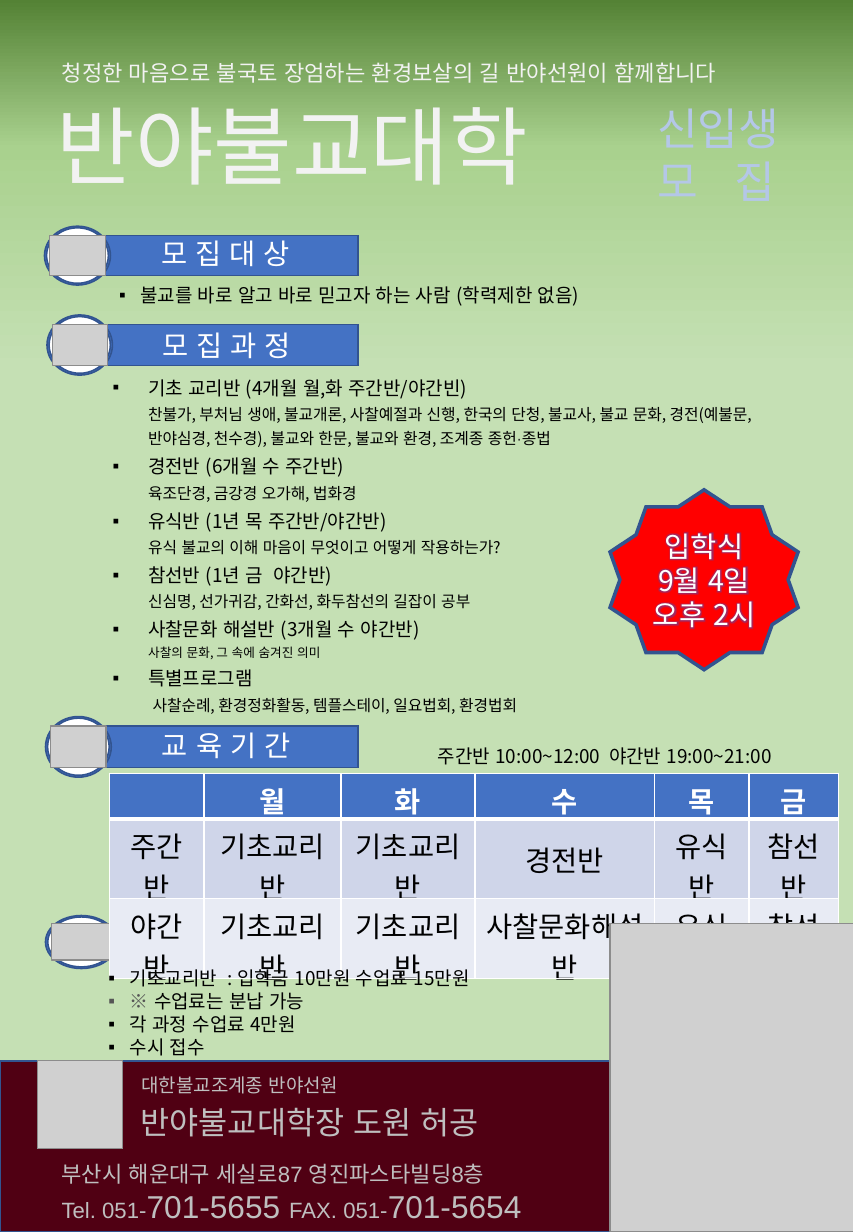
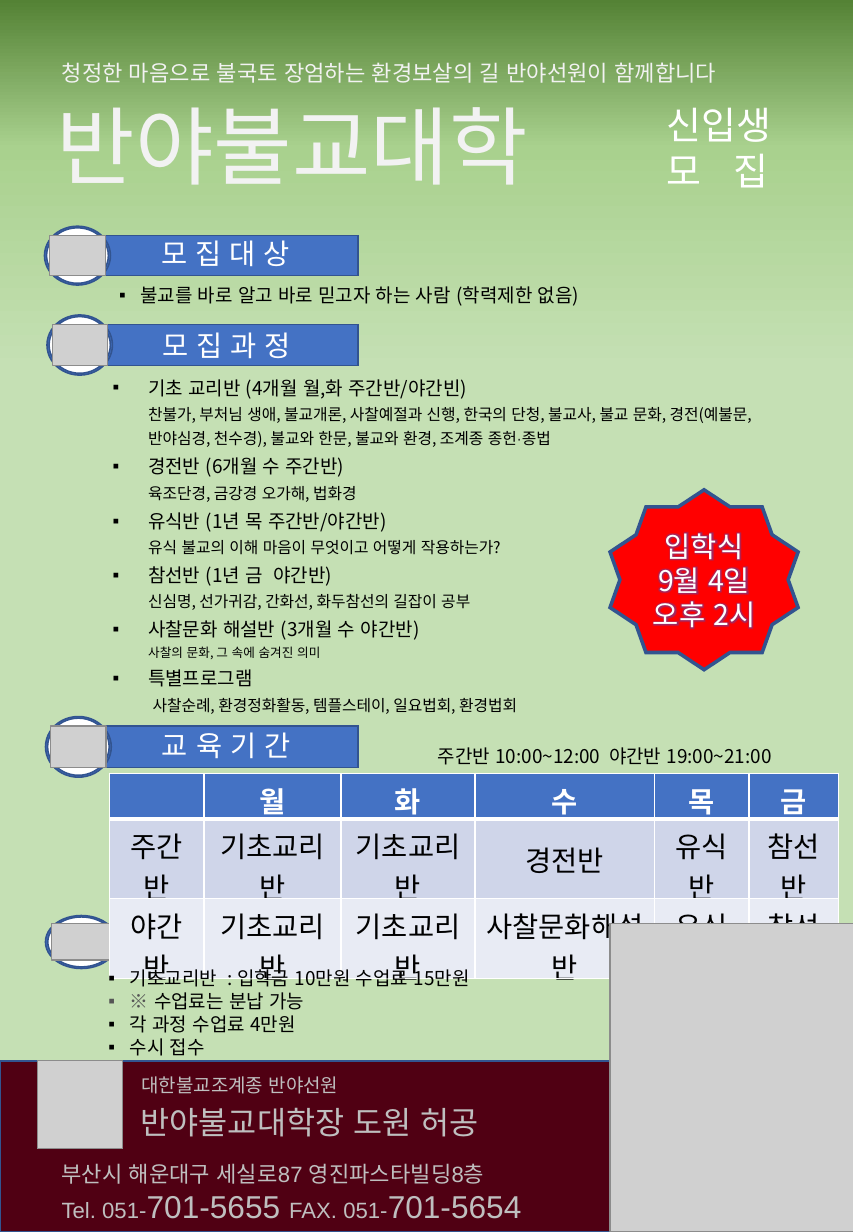
Before and after one commit to kimdaehee5609/prajna, a slide deck: slide 1 of 반야불교대학 20220726.pptx. Drawn at 853x1232 pixels with LibreOffice and Linux fonts; fonts in the diff are those of the drawing; grey boxes stand for pictures. Boxes give left, top, right and bottom in pixels: in the first picture for what was removed or moved away, otherwise in the second. Text is boxed around its words. In the diff, an @@ line names an element or a change of style, - is before the commit and + after.

```diff
--- a/반야불교대학 20220726.pptx
+++ b/반야불교대학 20220726.pptx
@@ text "신입생": place and size @@
-text "신입생" at box(657, 108, 779, 148)
+text "신입생" at box(667, 108, 772, 188)
@@ text "신입생" at box(667, 108, 772, 188): size 28 to 24 pt, text colour #B4C7E7 to #FFFFFF @@
```
Also in this commit, not shown: 2 other files.
